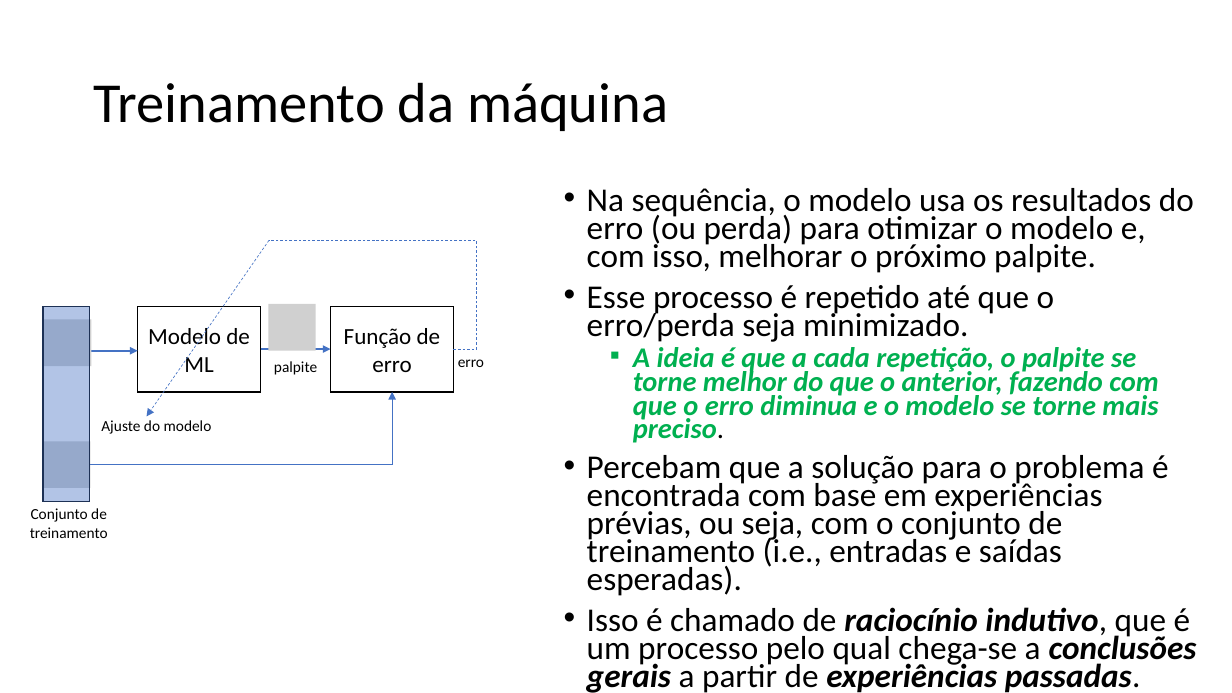
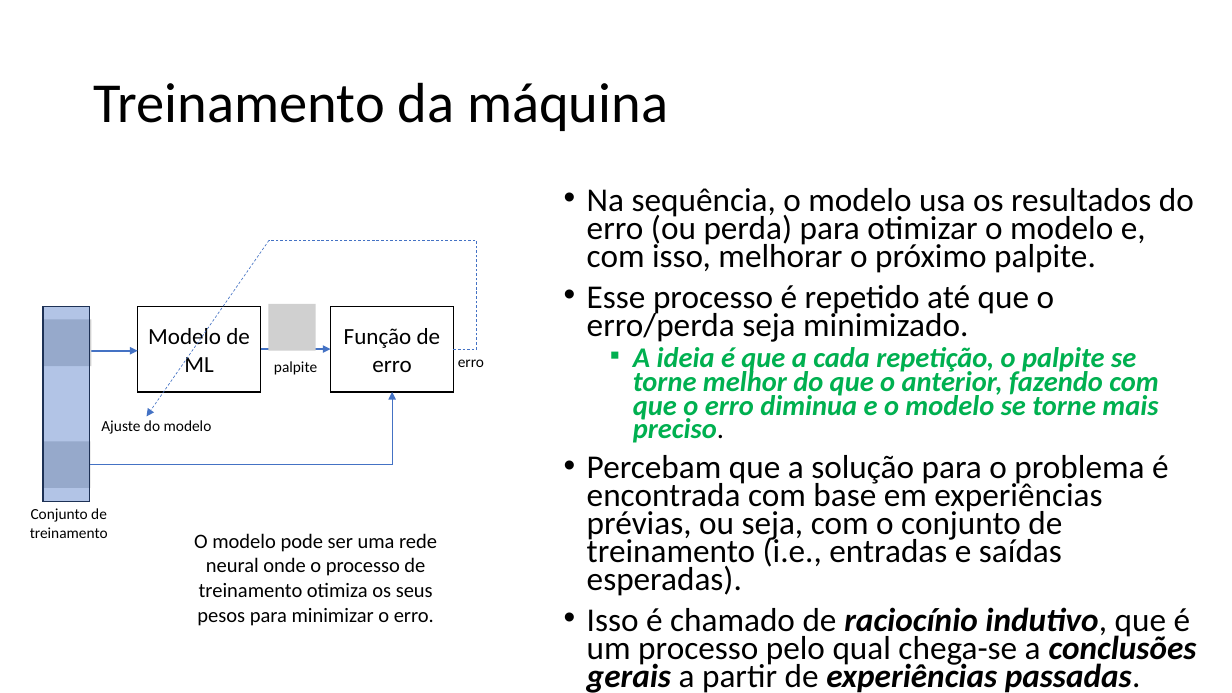
Before and after one commit to zz4fap/tp557-iot-ml, a slide deck: slide 10 of slides/TP557_4_O_Paradigma_do_Machine_Learning.pptx. Drawn at 1232x693 pixels with LibreOffice and Linux fonts; fonts in the diff are those of the drawing; grey boxes stand for pictures. Boxes give left, top, right and bottom in pixels: in the first picture for what was removed or moved away, otherwise in the second. Text is boxed around its words. In the diff, an @@ line names an element or a change of style, - is before the commit and + after.

Commit message:
update of slides

```diff
--- a/slides/TP557_4_O_Paradigma_do_Machine_Learning.pptx
+++ b/slides/TP557_4_O_Paradigma_do_Machine_Learning.pptx
@@ text added at (194, 533, 437, 626), 16 pt, text #000000 @@
+O modelo pode ser uma rede neural onde o processo de treinamento otimiza os seus pesos para minimizar o erro.
```
Also in this commit, not shown: 2 other slides changed, 2 slides added, 17 slides removed, 2 other files.
